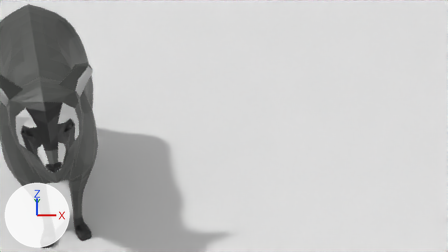
The Blender file scenes/game4.blend as it was, and as the next commit left it.
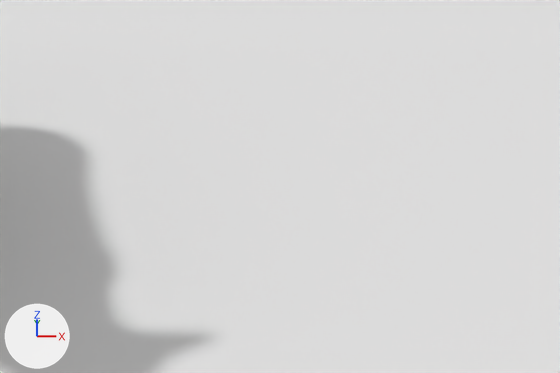
There are two pictures of each version: one from the file's camera 'Camera', one close up on the part from 29% to 89% of the width and 29% to 100% of the height. The lights are fixed; the arrows at lower left show +X, +Y and +Z.
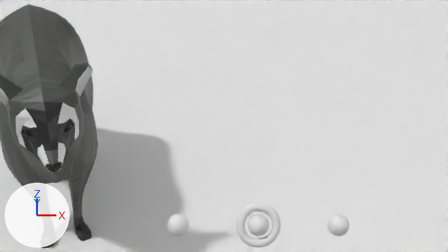
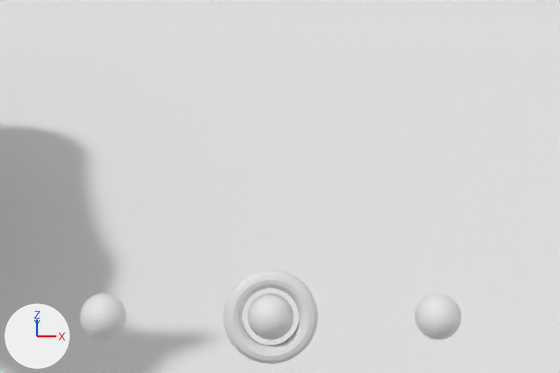
The change, as a diff of the scene's bpy script:
```diff
--- a/scenes/game4.blend.py
+++ b/scenes/game4.blend.py
@@ me_plane_002 @@
+me_plane_002.from_pydata(...)  # a UV sphere (32 segments, 16 rings, poles along z) spanning x -0.047..-0.029, y -0.958..-0.925, z 0.404..0.596; a UV sphere (32 segments, 16 rings, poles along z) spanning x 0.019..0.037, y -0.958..-0.925, z 0.404..0.596; a UV sphere (32 segments, 16 rings, poles along z) spanning x 0.085..0.103, y -0.958..-0.925, z 0.404..0.596
@@ me_selector @@
+me_selector.from_pydata(...)  # a torus around z (ring radius 1.0, tube radius 0.25) spanning x -1.25..1.25, y -1.25..1.25, z -0.25..0.25
@@ ob_plane_001 @@
+ob_plane_001 = bpy.data.objects.new('Plane.001', me_plane_002)
+ob_plane_001.location = (0.0, -0.061, 0.25)
+ob_plane_001.scale = (10.6, 5.78, 1.0)
@@ ob_selector @@
+ob_selector = bpy.data.objects.new('Selector', me_selector)
+ob_selector.location = (0.3, -5.5, 0.75)
+ob_selector.rotation_euler = (1.047, 0.0, 0.0)  # degrees (60, 0, 0)
+ob_selector.scale = (0.158, 0.158, 0.158)
```

Location of each change, [x1, y1, x2, y2] in pixels of the close-ups (560 x 373 px):
'Plane.001', added
    after: [80, 293, 461, 340]
'Selector', added
    after: [223, 269, 318, 364]
